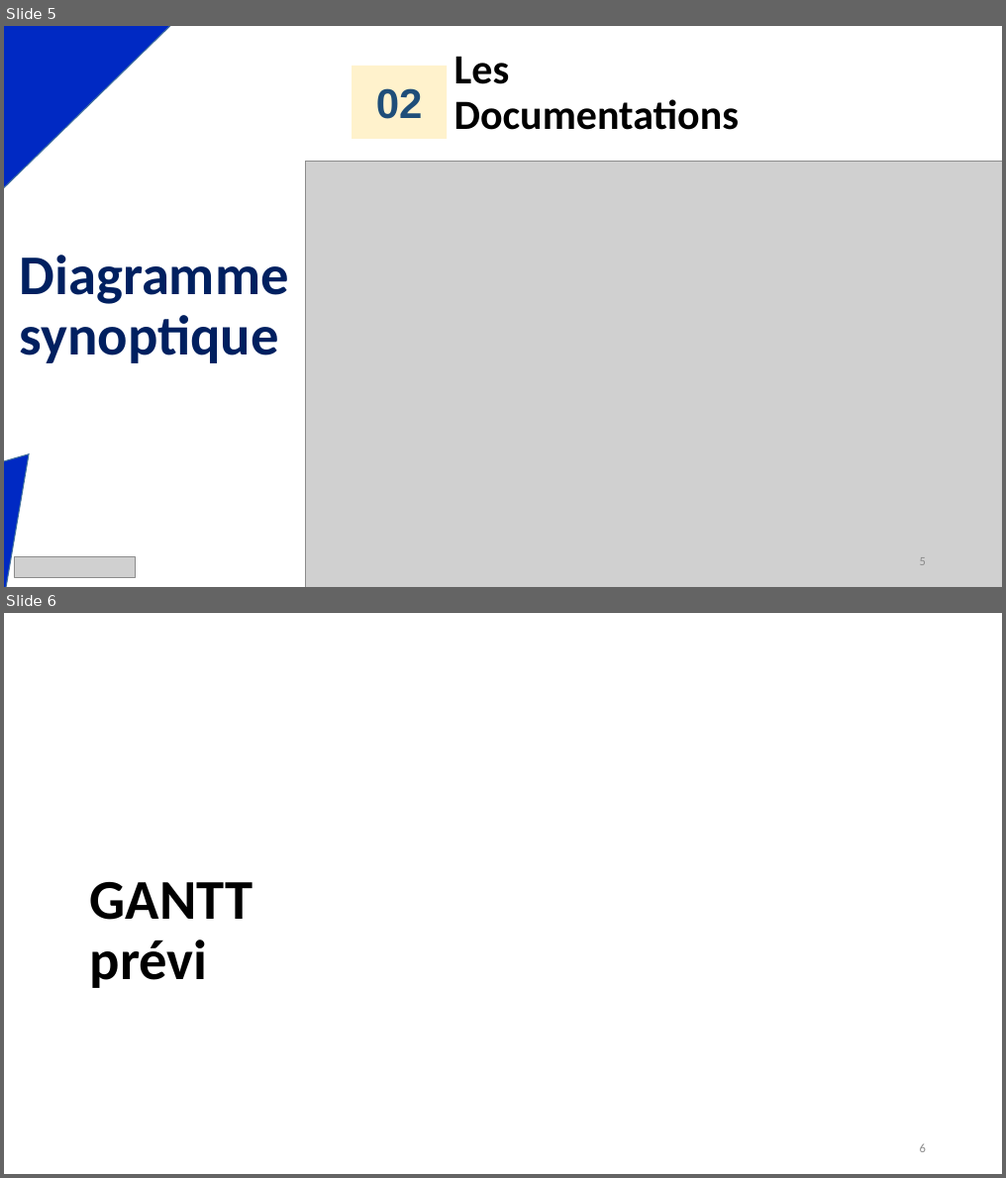
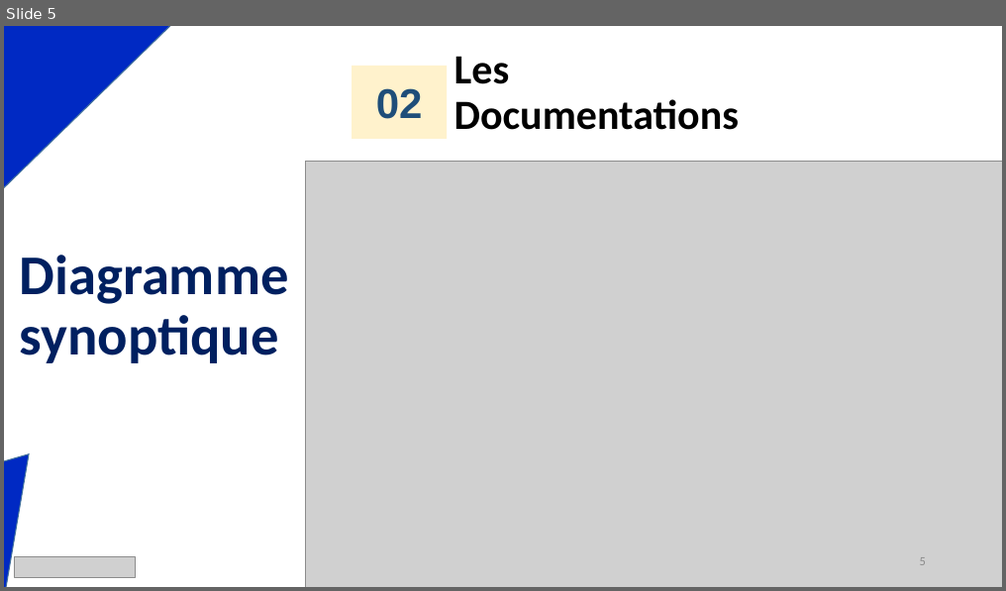
Before and after one commit to LeducJean/ProjetDMX, a slide deck: documentation/Diapo projetDMX.pptx. Shown one above the other, each under a label of ours: slides 5 and 6 before the commit, slide 5 after it. The pictures are 1006x1178 and 1006x591 pixels, drawn with LibreOffice and Linux fonts; fonts in the diff are those of the drawing; grey boxes stand for pictures. Boxes give left, top, right and bottom in pixels: in the first picture for what was removed or moved away, otherwise in the second. Text is boxed around its words. In the diff, an @@ line names an element or a change of style, - is before the commit and + after.

Commit message:
gantt fini + maj diapo projet

```diff
--- a/documentation/Diapo projetDMX.pptx
+++ b/documentation/Diapo projetDMX.pptx
@@ slide 6 removed at <box>4,613,1002,1174</box>, background #FFFFFF @@
@@ subtitle removed at <box>90,881,252,988</box> @@
-GANTT prévi
@@ page number removed at <box>920,1144,926,1153</box> @@
-6
```
Also in this commit, not shown: 2 slides changed, 1 slide added, 10 other files.
